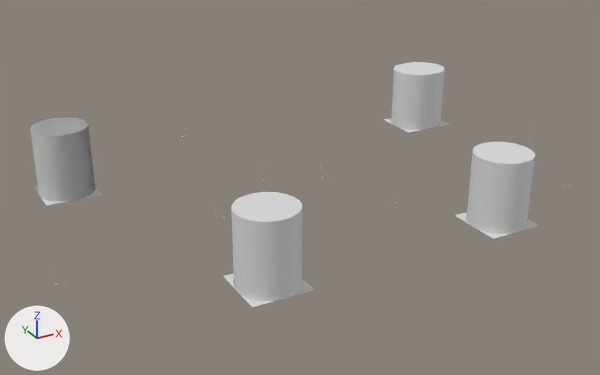
An edit to the glTF model current/Maps/Tortuga.Spearhead.glb, drawn before and after from the same camera.
One viewpoint serves both versions: a camera (50 mm lens) standing at (369.0, -2094.0, 716.0) and looking at (1062.0, -835.0, 86.0). Lighting does not change. The marker at lower left points along +X, +Y and +Z. The older version comes first.
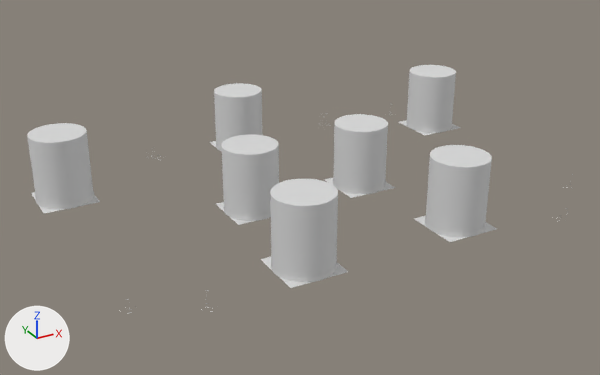
Changed parts and their boxes (x1, y1, x2, y2) in the pictures (600 x 375 px):
'Mesh_2.003', moved: before (231, 192, 302, 296); after (270, 179, 338, 281)
'Mesh_2.002', moved: before (467, 142, 535, 234); after (426, 145, 492, 233)
'Mesh_2.005', moved: before (30, 117, 95, 197); after (27, 123, 93, 209)
'Mesh_2.001', moved: before (399, 62, 444, 129); after (333, 114, 388, 194)
'Mesh_2.006', added: after (221, 134, 279, 216)
'Mesh_2.004', moved: before (392, 63, 440, 130); after (407, 65, 456, 133)
'Mesh_2', moved: before (30, 118, 88, 136); after (214, 83, 262, 147)
'Mesh_3.003', moved: before (233, 277, 303, 301); after (271, 264, 337, 282)
'Mesh_0.003', moved: before (223, 273, 314, 307); after (260, 257, 348, 288)
'Mesh_3.002', moved: before (466, 214, 528, 234); after (425, 216, 486, 237)
'Mesh_3.005', moved: before (38, 182, 96, 202); after (35, 191, 94, 209)
'Mesh_0.002', moved: before (455, 212, 539, 239); after (414, 216, 497, 242)
'Mesh_0.005', moved: before (34, 185, 102, 206); after (31, 192, 100, 213)
'Mesh_3.004', moved: before (391, 117, 430, 130); after (406, 121, 452, 133)
'Mesh_3.001', moved (mostly hidden before): before (429, 121, 441, 129); after (333, 179, 386, 194)
'Mesh_3.006', added: after (223, 207, 271, 221)
'Mesh_0.001', moved: before (388, 118, 449, 131); after (324, 177, 395, 198)
'Mesh_0.004', moved: before (383, 118, 444, 133); after (399, 120, 460, 135)
'Mesh_0.006', added: after (216, 202, 270, 225)
'Mesh_0', moved: before (36, 186, 101, 204); after (209, 141, 222, 152)

The change, as a diff of the scene's bpy script:
```diff
--- a/current/Maps/Tortuga.Spearhead.glb.py
+++ b/current/Maps/Tortuga.Spearhead.glb.py
@@ ob_mesh_0 @@
 ob_mesh_0.parent = ob_node_0
-ob_mesh_0.location = (669.6, -659.5, 96.53)
+ob_mesh_0.location = (1068.0, -553.3, 76.31)
 ob_mesh_0.scale = (100.0, 100.0, 1.0)
@@ ob_mesh_0_001 @@
 ob_mesh_0_001.parent = ob_node_0
-ob_mesh_0_001.location = (1463.0, -659.5, 97.19)
+ob_mesh_0_001.location = (1183.0, -852.9, 76.12)
 ob_mesh_0_001.scale = (100.0, 100.0, 1.0)
@@ ob_mesh_0_002 @@
 ob_mesh_0_002.parent = ob_node_0
-ob_mesh_0_002.location = (1275.0, -1139.0, 96.94)
+ob_mesh_0_002.location = (1212.0, -1108.0, 92.31)
 ob_mesh_0_002.scale = (100.0, 100.0, 1.0)
@@ ob_mesh_0_003 @@
 ob_mesh_0_003.parent = ob_node_0
-ob_mesh_0_003.location = (841.3, -1139.0, 96.94)
+ob_mesh_0_003.location = (916.3, -1112.0, 92.69)
 ob_mesh_0_003.scale = (100.0, 100.0, 1.0)
@@ ob_mesh_0_004 @@
 ob_mesh_0_004.parent = ob_node_0
-ob_mesh_0_004.location = (1451.0, -659.5, 97.19)
+ob_mesh_0_004.location = (1471.0, -690.3, 97.19)
 ob_mesh_0_004.scale = (100.0, 100.0, 1.0)
@@ ob_mesh_0_005 @@
 ob_mesh_0_005.parent = ob_node_0
-ob_mesh_0_005.location = (669.6, -659.5, 96.53)
+ob_mesh_0_005.location = (658.1, -690.3, 96.53)
 ob_mesh_0_005.scale = (100.0, 100.0, 1.0)
@@ ob_mesh_2 @@
 ob_mesh_2.parent = ob_node_2
-ob_mesh_2.location = (669.6, -659.5, 95.5)
+ob_mesh_2.location = (1068.0, -553.3, 75.31)
 ob_mesh_2.scale = (100.0, 100.0, 125.0)
@@ ob_mesh_2_001 @@
 ob_mesh_2_001.parent = ob_node_2
-ob_mesh_2_001.location = (1463.0, -659.5, 96.19)
+ob_mesh_2_001.location = (1183.0, -852.9, 75.06)
 ob_mesh_2_001.scale = (100.0, 100.0, 125.0)
@@ ob_mesh_2_002 @@
 ob_mesh_2_002.parent = ob_node_2
-ob_mesh_2_002.location = (1275.0, -1139.0, 95.88)
+ob_mesh_2_002.location = (1212.0, -1108.0, 91.31)
 ob_mesh_2_002.scale = (100.0, 100.0, 125.0)
@@ ob_mesh_2_003 @@
 ob_mesh_2_003.parent = ob_node_2
-ob_mesh_2_003.location = (841.3, -1139.0, 95.88)
+ob_mesh_2_003.location = (916.3, -1112.0, 91.69)
 ob_mesh_2_003.scale = (100.0, 100.0, 125.0)
@@ ob_mesh_2_004 @@
 ob_mesh_2_004.parent = ob_node_2
-ob_mesh_2_004.location = (1451.0, -659.5, 96.19)
+ob_mesh_2_004.location = (1471.0, -690.3, 96.19)
 ob_mesh_2_004.scale = (100.0, 100.0, 125.0)
@@ ob_mesh_2_005 @@
 ob_mesh_2_005.parent = ob_node_2
-ob_mesh_2_005.location = (669.6, -659.5, 95.5)
+ob_mesh_2_005.location = (658.1, -690.3, 95.5)
 ob_mesh_2_005.scale = (100.0, 100.0, 125.0)
@@ ob_mesh_3_001 @@
 ob_mesh_3_001.parent = ob_node_3
-ob_mesh_3_001.location = (1463.0, -659.5, 96.19)
+ob_mesh_3_001.location = (1183.0, -852.9, 75.06)
 ob_mesh_3_001.scale = (50.0, 50.0, 50.0)
@@ ob_mesh_3_002 @@
 ob_mesh_3_002.parent = ob_node_3
-ob_mesh_3_002.location = (1275.0, -1139.0, 95.88)
+ob_mesh_3_002.location = (1212.0, -1108.0, 91.31)
 ob_mesh_3_002.scale = (50.0, 50.0, 50.0)
@@ ob_mesh_3_003 @@
 ob_mesh_3_003.parent = ob_node_3
-ob_mesh_3_003.location = (841.3, -1139.0, 95.88)
+ob_mesh_3_003.location = (916.3, -1112.0, 91.69)
 ob_mesh_3_003.scale = (50.0, 50.0, 50.0)
@@ ob_mesh_3_004 @@
 ob_mesh_3_004.parent = ob_node_3
-ob_mesh_3_004.location = (1451.0, -659.5, 96.19)
+ob_mesh_3_004.location = (1471.0, -690.3, 96.19)
 ob_mesh_3_004.scale = (50.0, 50.0, 50.0)
@@ ob_mesh_3_005 @@
 ob_mesh_3_005.parent = ob_node_3
-ob_mesh_3_005.location = (669.6, -659.5, 95.5)
+ob_mesh_3_005.location = (658.1, -690.3, 95.5)
 ob_mesh_3_005.scale = (50.0, 50.0, 50.0)
@@ ob_mesh_3_006 @@
+ob_mesh_3_006 = bpy.data.objects.new('Mesh_3.006', me_mesh_3)
+ob_mesh_3_006.parent = ob_node_3
+ob_mesh_3_006.location = (951.6, -853.8, 74.59)
+ob_mesh_3_006.scale = (50.0, 50.0, 50.0)
@@ ob_mesh_2_006 @@
+ob_mesh_2_006 = bpy.data.objects.new('Mesh_2.006', me_mesh_2)
+ob_mesh_2_006.parent = ob_node_2
+ob_mesh_2_006.location = (951.6, -853.8, 74.59)
+ob_mesh_2_006.scale = (100.0, 100.0, 125.0)
@@ ob_mesh_0_006 @@
+ob_mesh_0_006 = bpy.data.objects.new('Mesh_0.006', me_mesh_0)
+ob_mesh_0_006.parent = ob_node_0
+ob_mesh_0_006.location = (951.6, -853.8, 75.62)
+ob_mesh_0_006.scale = (100.0, 100.0, 1.0)
```
